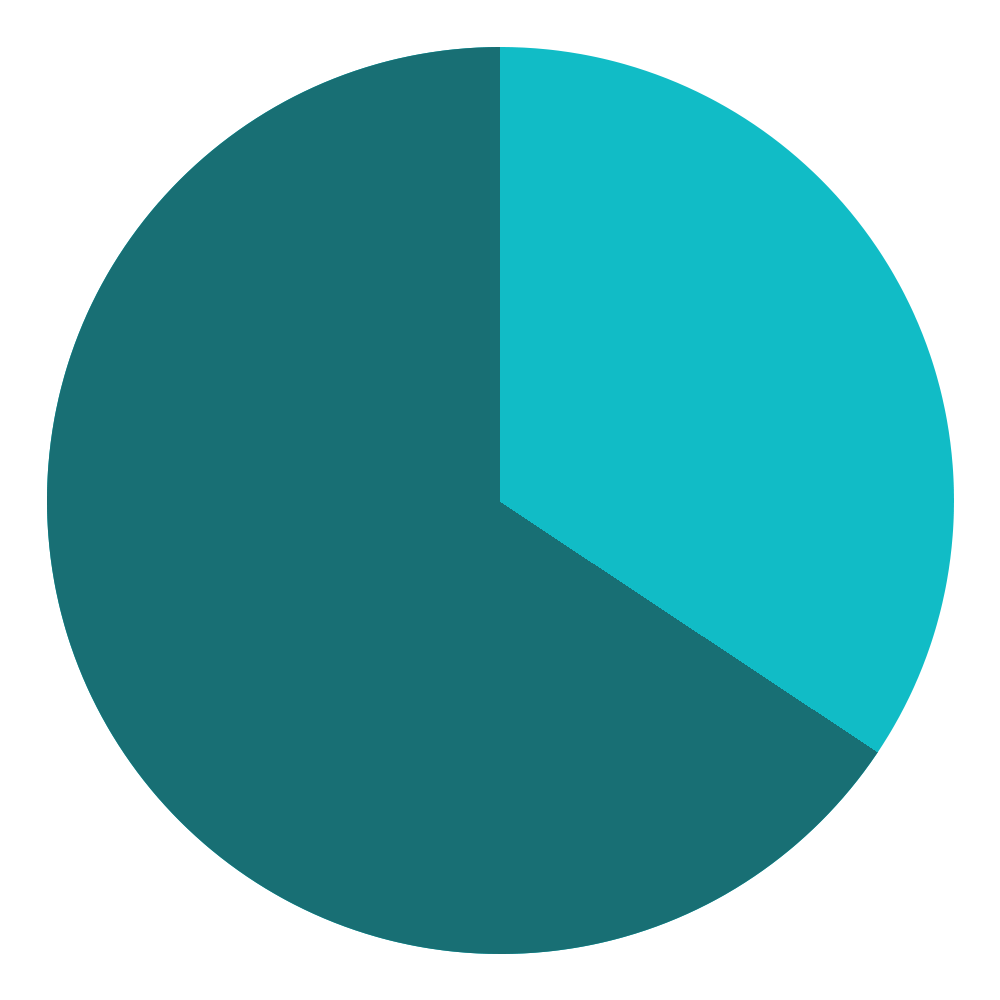
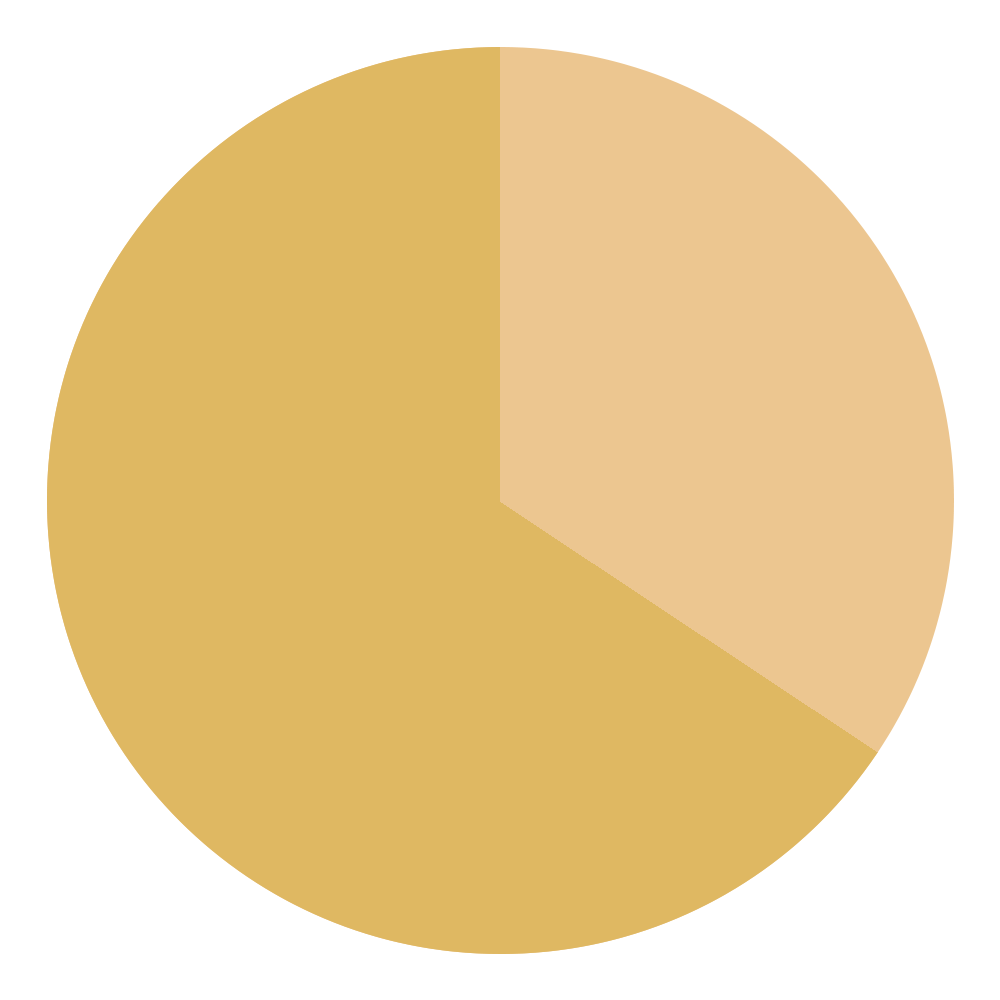
Layered file, before and after one edit (1000 x 1000). Changes by layer:
painted on "Ellipse 1 copie" over left=47, top=47, right=878, bottom=954
painted on "Ellipse 1" over left=47, top=47, right=954, bottom=954
